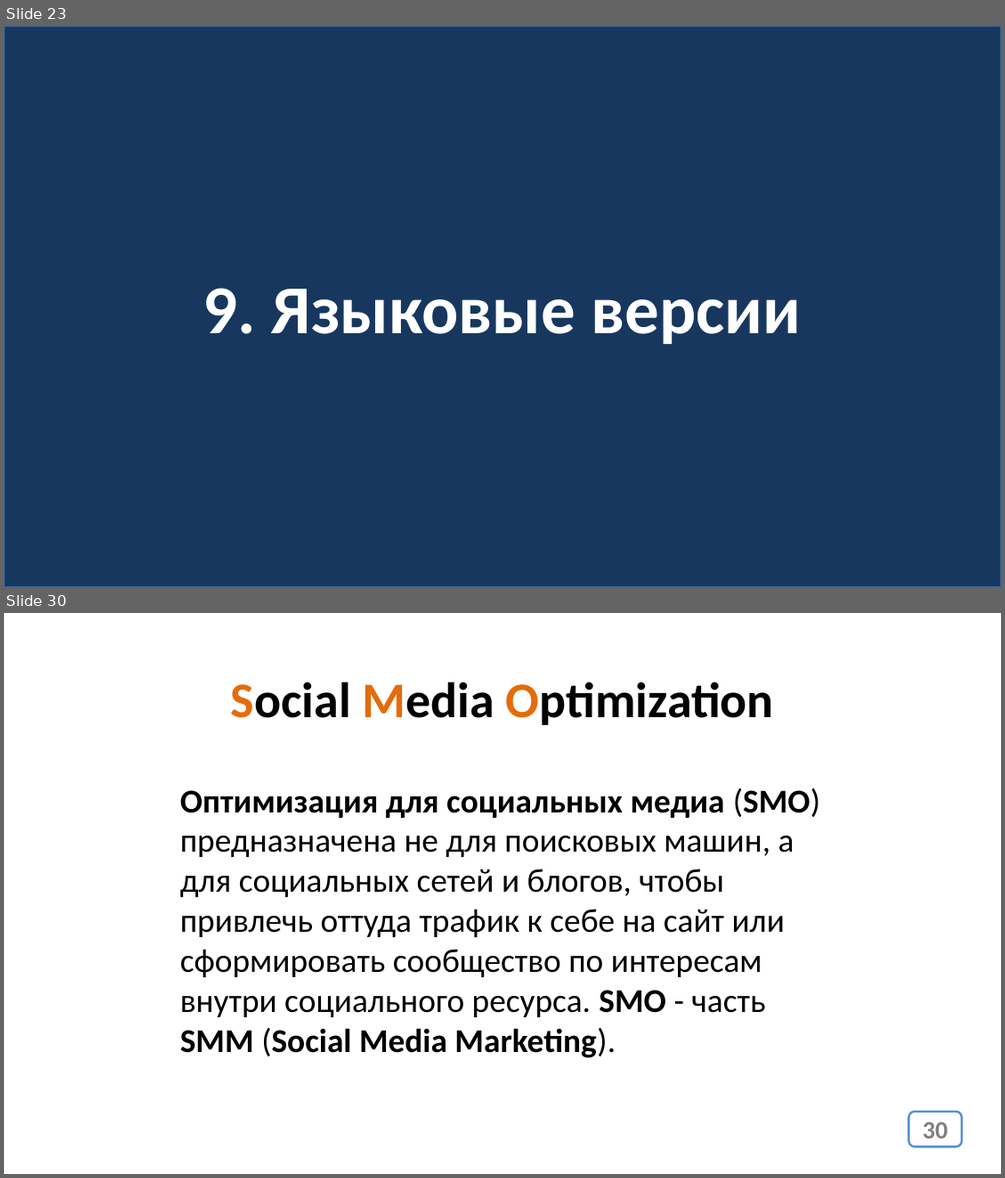
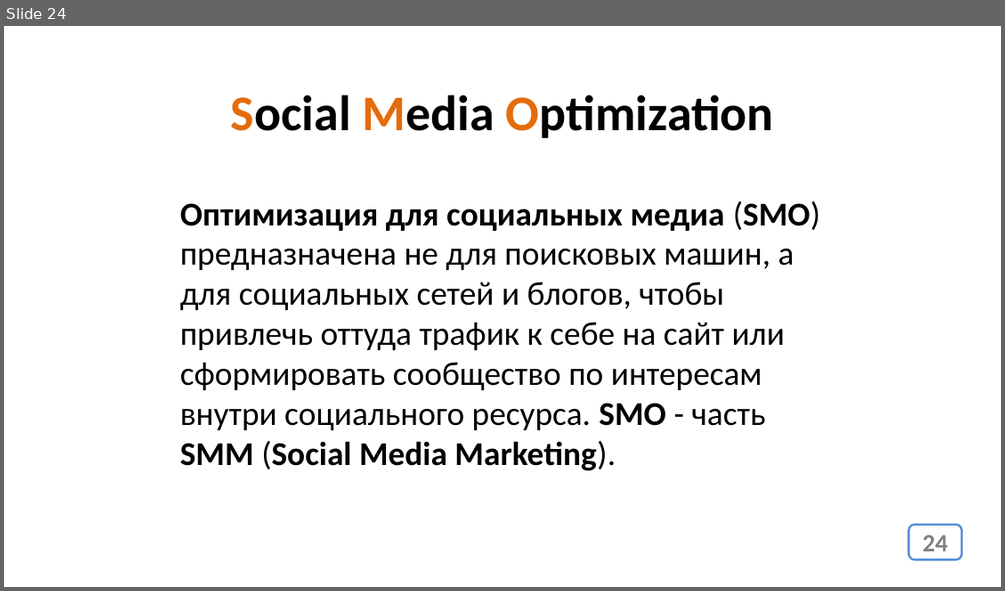
Before and after one commit to web37-ortdnipro/lesson14, a slide deck: lesson14.pptx. Shown one above the other, each under a label of ours: slides 23 and 30 before the commit, slide 24 after it; the slides between them are not shown. The pictures are 1005x1178 and 1005x591 pixels, drawn with LibreOffice and Linux fonts; fonts in the diff are those of the drawing. Boxes give left, top, right and bottom in pixels: in the first picture for what was removed or moved away, otherwise in the second. Text is boxed around its words. In the diff, an @@ line names an element or a change of style, - is before the commit and + after.

```diff
--- a/lesson14.pptx
+++ b/lesson14.pptx
@@ slide 23 removed at (4,26,1001,587), background #FFFFFF @@
@@ rectangle removed at (4,26,1001,587) @@
@@ text removed at (203,288,801,344) @@
-9. Языковые версии
@@ what was slide 30 is now slide 24 @@
@@ page number at (922,534,947,551): text changed @@
-30
+24
```
Also in this commit, not shown: 2 slides changed, 5 other slides removed, 2 other files.
